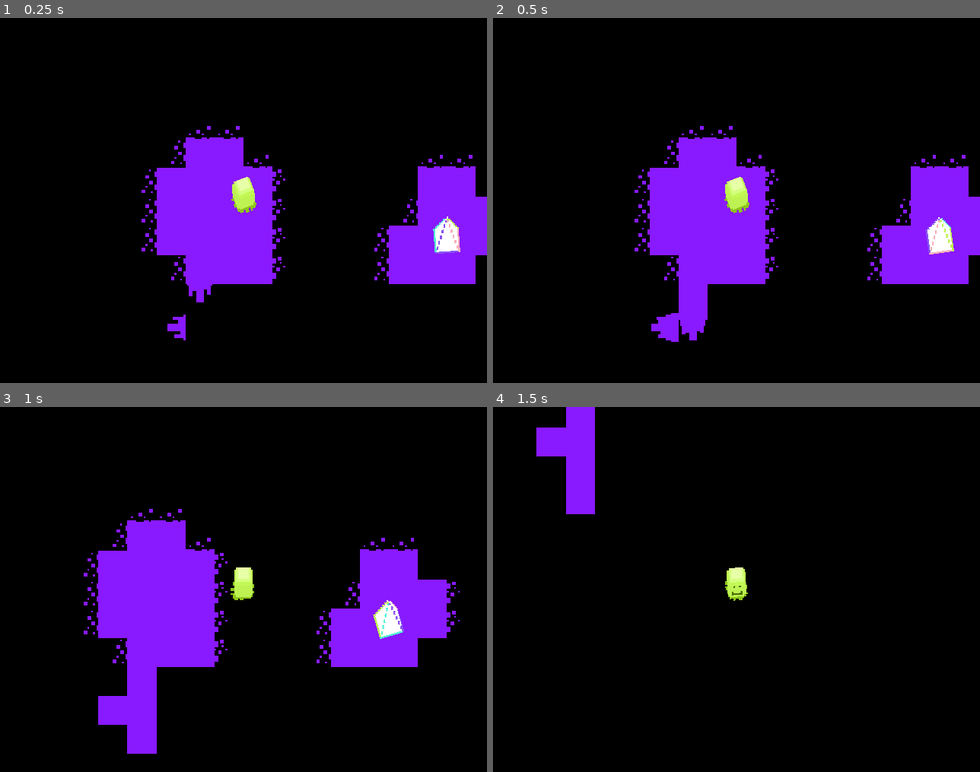
Above: before the commit, frames 1-4 (two rows, left to right).
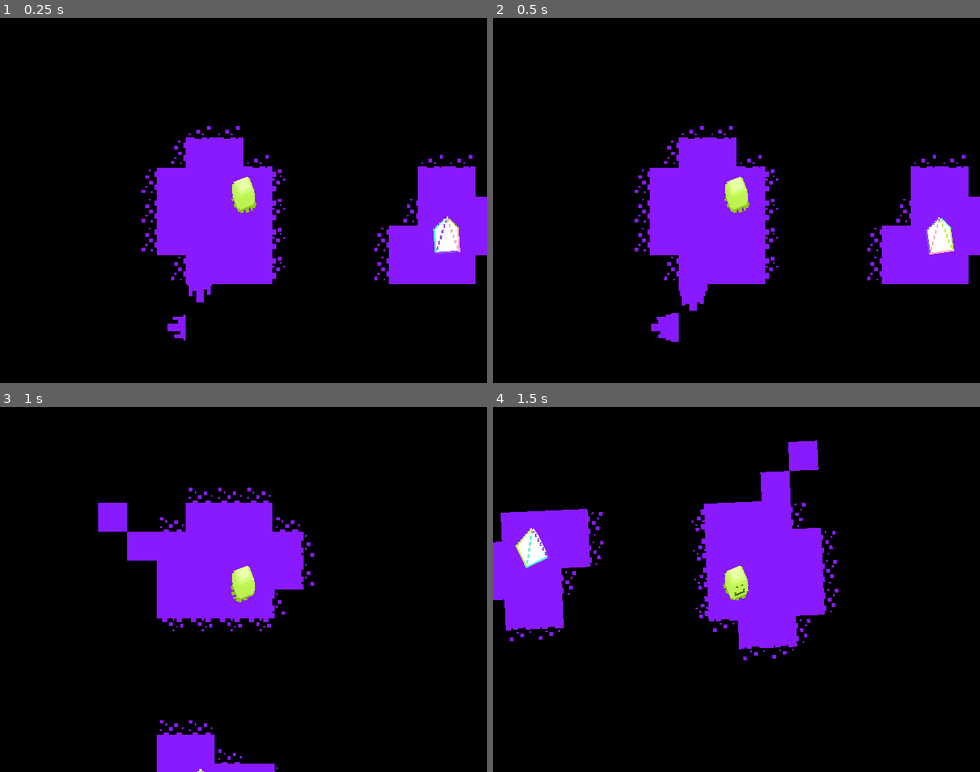
Above: after the commit, the same moments.

Repository: Suikyoo/upcsg-game-jam-2026
Game: Godot game, scene res://scenes/game.tscn
Two runs of this game, one before a commit and one after it. Both use one fixed random seed, a clock stepped at 60 frames per second and the inputs below.
Inputs:
- Up to frame 1 (0.25 s): no input
- Up to frame 2 (0.5 s): no input
- Up to frame 3 (1 s): hold D (input_right, bound only before the commit) from 0.53 s (still down); tap Space (change_perspective) at 0.6 s
- Up to frame 4 (1.5 s): release D (input_right, bound only before the commit) at 1.28 s; hold S (input_down, bound only before the commit) from 1.28 s (still down); tap Space (change_perspective) at 1.35 s

Frame 1 is identical in both runs. In frame 2, 0.5% of the frame differs, in the area x 38-45%, y 74-89%; in frame 3, 21%, in the area x 17-95%, y 22-100%; in frame 4, 17%.

Commit message:
cleaned up

Diff:
--- a/global_functs.gd
+++ b/global_functs.gd
@@ -1,4 +1,7 @@
 extends Node
+
+#this is where I'm supposed to keep my global functions and variables
+#kinda like util functions in a sense?
 
 #position of current entity body to be rotated, rotation angle
 func world_transform(pos: Vector2, angle: float) -> Vector2:
@@ -8,5 +11,4 @@
 
 	var player_position := player_node.global_position
 	var new_pos := Vector2(pos - player_position).rotated(angle)
-
 	return new_pos
--- a/project.godot
+++ b/project.godot
@@ -31,23 +31,3 @@
 "events": [Object(InputEventKey,"resource_local_to_scene":false,"resource_name":"","device":0,"window_id":0,"alt_presse …(189 unchanged characters)…
 ]
 }
-input_left={
-"deadzone": 0.2,
-"events": [Object(InputEventKey,"resource_local_to_scene":false,"resource_name":"","device":-1,"window_id":0,"alt_pressed":false,"shift_pressed":false,"ctrl_pressed":false,"meta_pressed":false,"pressed":false,"keycode":0,"physical_keycode":65,"key_label":0,"unicode":97,"location":0,"echo":false,"script":null)
-]
-}
-input_right={
-"deadzone": 0.2,
-"events": [Object(InputEventKey,"resource_local_to_scene":false,"resource_name":"","device":-1,"window_id":0,"alt_pressed":false,"shift_pressed":false,"ctrl_pressed":false,"meta_pressed":false,"pressed":false,"keycode":0,"physical_keycode":68,"key_label":0,"unicode":100,"location":0,"echo":false,"script":null)
-]
-}
-input_up={
-"deadzone": 0.2,
-"events": [Object(InputEventKey,"resource_local_to_scene":false,"resource_name":"","device":-1,"window_id":0,"alt_pressed":false,"shift_pressed":false,"ctrl_pressed":false,"meta_pressed":false,"pressed":false,"keycode":0,"physical_keycode":87,"key_label":0,"unicode":119,"location":0,"echo":false,"script":null)
-]
-}
-input_down={
-"deadzone": 0.2,
-"events": [Object(InputEventKey,"resource_local_to_scene":false,"resource_name":"","device":-1,"window_id":0,"alt_pressed":false,"shift_pressed":false,"ctrl_pressed":false,"meta_pressed":false,"pressed":false,"keycode":0,"physical_keycode":83,"key_label":0,"unicode":115,"location":0,"echo":false,"script":null)
-]
-}
--- a/scenes/map.tscn
+++ b/scenes/map.tscn
@@ -1,7 +1,6 @@
-[gd_scene load_steps=5 format=3 uid="uid://pbuf7nkg6nwq"]
+[gd_scene load_steps=5 format=3 uid="uid://bmw6hxcb71v0c"]
 
 [ext_resource type="Texture2D" uid="uid://3um48paoafwu" path="res://assets/sprite_stacks/splatter_stack1.png" id="1_gldc4"]
-[ext_resource type="Script" uid="uid://ct3x5qd5w3oya" path="res://scripts/map.gd" id="1_paxxb"]
 
 [sub_resource type="TileSetAtlasSource" id="TileSetAtlasSource_0cso3"]
 texture = ExtResource("1_gldc4")
@@ -34,8 +33,39 @@
 [sub_resource type="TileSet" id="TileSet_0cso3"]
 sources/1 = SubResource("TileSetAtlasSource_0cso3")
 
+[sub_resource type="GDScript" id="GDScript_4xfga"]
+script/source = "extends TileMapLayer
+
+@export var tileset_sources: Array[TileSetAtlasSource] = []
+
+# Called when the node enters the scene tree for the first time.
+func _ready() -> void:
+	pass # Replace with function body.
+
+# Called every frame. 'delta' is the elapsed time since the previous frame.
+func _process(delta: float) -> void:
+	var world = get_node_or_null(\"/root/World\")
+	if !world:
+		return
+
+	var world_angle = world.world_angle
+	for i in get_children():
+		i.rotation = world_angle
+
+
+
+func _on_changed() -> void:
+	for i in get_children():
+		if i is TileMapLayer:
+			var cells := get_used_cells()
+			for cell in cells:
+				var src_id = get_cell_source_id(cell)
+				i.set_cell(cell, src_id)
+
+"
+
 [node name="Map" type="TileMapLayer"]
 tile_set = SubResource("TileSet_0cso3")
-script = ExtResource("1_paxxb")
+script = SubResource("GDScript_4xfga")
 
 [connection signal="changed" from="." to="." method="_on_changed"]
--- /dev/null
+++ b/scenes/splatter.tscn
@@ -0,0 +1,13 @@
+[gd_scene load_steps=3 format=3 uid="uid://c4drujkyqu5e5"]
+
+[ext_resource type="Shader" uid="uid://clnrt0pq7h8pv" path="res://shaders/splatter.gdshader" id="1_bauxg"]
+
+[sub_resource type="ShaderMaterial" id="ShaderMaterial_4gf8v"]
+shader = ExtResource("1_bauxg")
+
+[node name="Splatter" type="Node2D"]
+
+[node name="CPUParticles2D" type="CPUParticles2D" parent="."]
+material = SubResource("ShaderMaterial_4gf8v")
+emitting = false
+one_shot = true
--- a/scripts/camera_2d.gd
+++ b/scripts/camera_2d.gd
@@ -1,16 +1,10 @@
 extends Camera2D
 
-# Called when the node enters the scene tree for the first time.
-func _ready() -> void:
-	pass # Replace with function body.
-
-
-# Called every frame. 'delta' is the elapsed time since the previous frame.
 func _process(delta: float) -> void:
 
 	var player: Player = get_node("../Player")
 	if !player:
 		push_error("Player not detected as parent.")
 
-	global_position = player._get_draw_pos()
+	global_position = player.get_draw_pos()
 	#rotation = 0
--- a/scripts/drip.gd
+++ b/scripts/drip.gd
@@ -1,41 +1,57 @@
 extends Node2D
+
+# drip is an invisible object that moves during the game.
+# Wherever it moves, it sets the TileMapLayer's cell to a certain tile
+# Specifically, it sets the current tile as a "dripping tile" and its previous paths as "filled tile"
 
 var world_gravity: Vector2 = Vector2.ZERO
 var prev_cell: Vector2i
 
-# Called when the node enters the scene tree for the first time.
-func _ready() -> void:
-	pass
+func _process(delta: float) -> void:
+	#move the object
+	position += world_gravity * delta * 0.012
 
-func _process(delta: float) -> void:
-	position += world_gravity * delta * 0.05
-
+	#fetching external objects
 	var map: TileMapLayer = get_parent()
 	var ground: Area2D = get_parent().get_parent()
 	if !map or !ground:
 		push_error("drip object must be a child of tilemaplayer and a grandchild of ground.")
 
+	#from the object's position, find where on the TileMapLayer's coordinates it belongs.
+	#The TileMapLayer's coordinate is known as a Cell. Note that TileMapLayer is Godot-native
 	var cell := map.local_to_map(map.to_local(global_position))
 
+	#if the object's position has moved to another cell coordinate,
+	#we set the previous one to a filled tile. The current one stays to become a "dripping tile"
 	if cell != prev_cell:
+		#iirc, the cell that I used for this is located at source_id = 2, at atlas coords(1, 1)
+		#atlas coords is the tileset coordinates. Different from the TileMapLayer's coordinates.
 		map.set_cell(prev_cell, 2, Vector2(1, 1))
+		#every time a "filled tile" is set and drawn,
+		#we add it's preconfigured collision to the Ground (Area2D) object
 		ground.add_collision(prev_cell)
+		prev_cell = cell
 
-	prev_cell = cell
 
+	#due to godot's fcked up way of doing rotations for tilesets,
+	#we need to use blitflags to rotate them
+	#by using OR (+) operations
 	var alt_flag: int = 0
 
-	match (world_gravity.normalized()):
+	var direction = Vector2(Vector2i(world_gravity.normalized()))
+	match (direction):
 		Vector2.DOWN:
 			alt_flag ^= TileSetAtlasSource.TRANSFORM_TRANSPOSE
 			alt_flag ^= TileSetAtlasSource.TRANSFORM_FLIP_V
 		Vector2.RIGHT:
 			alt_flag ^= TileSetAtlasSource.TRANSFORM_FLIP_H
-		Vector2.UP * Vector2(-1., 1):
+		Vector2.UP:
 			alt_flag ^= TileSetAtlasSource.TRANSFORM_TRANSPOSE
 		Vector2.LEFT:
 			pass
 
+	#at this point, we are setting this current cell coordinate
+	#to render the dripping tile in a certain way(rotated)
 	map.set_cell(cell, 1, Vector2i(0, 0), alt_flag)
 	#ground.add_collision(cell)
 
--- a/scripts/entity.gd
+++ b/scripts/entity.gd
@@ -1,10 +1,15 @@
 extends CharacterBody2D
+
+#Entity is the base class for all objects that use SpriteStack
+#You can consider this a wrapper for the SpriteStack object
+
+#objects like Player, Prism, etc. inherit from this
 
 class_name Entity
 
-const SPEED = 5000.0
-const JUMP_VELOCITY = -400.0
-
+#all entities are affected by gravity
+#this is done primarily through the falling state
+#if falling state is true, gravity takes effect in the direction it intends
 var falling = false
 var fall_velocity: Vector2 = Vector2.ZERO
 
@@ -15,9 +20,6 @@
 func _on_world_world_flip(angle: float, gravity: Vector2) -> void:
 	world_angle = angle
 	world_gravity = gravity
-
-func _ready() -> void:
-	connect("body_entered", Callable(self, "_on_body_entered"))
 
 func fall(delta: float) -> void:
 	# Add the gravity.
@@ -35,9 +37,10 @@
 	velocity = Vector2.ZERO
 
 	add_velocity(delta)
-
-	#position += velocity * delta
 	move_and_slide()
 
+#this function is used by inheriting objects.
+#the body in the argument is primarily the Player object.
+#this function triggers when the player collides with the entity.
 func on_collide(body: CharacterBody2D):
 	pass
--- a/scripts/ground.gd
+++ b/scripts/ground.gd
@@ -1,18 +1,27 @@
 @tool
 extends Area2D
 
+#Ground is an Area2D mainly used for managing the TileMapLayer's collision.
+#Instead of physically colliding with the TileMap, we take all the collision data
+#and transfer it over to its parent node, Ground (Area2D).
+#this way, we don't end up colliding with the tilemap.
+#Rather, we are able to detect when any entity enters or leaves the Area2D's jurisdiction of multiple collision tiles.
+
 var world_angle: float = 0
+
 @export_tool_button("generate collision") var button_func: Callable = func():
-	_generate_collision()
+	generate_collisions()
 @export_tool_button("remove collision") var button_func_0: Callable = func():
-	_remove_collision()
+	remove_collisions()
 
-func _remove_collision():
+#removes all collisions, is not triggered at runtime and is rather used in creating the tilemap for a level.
+func remove_collisions():
 	for i in get_children():
 		if i is CollisionPolygon2D:
 			remove_child(i)
 
-func _generate_collision():
+#only triggers once when loading the level. Also used in creating the tilemap for a level.
+func generate_collisions():
 
 	var tile_map: TileMapLayer = get_node_or_null("TileMapLayer")
 	if !tile_map:
@@ -22,6 +31,7 @@
 	for c in cells:
 		add_collision(c)
 
+#Adds collision given a cell coordinate. Primarily used by Drip object
 func add_collision(c: Vector2) -> void:
 	var src_id: int = $TileMapLayer.get_cell_source_id(c)
 	if src_id == -1:
@@ -33,16 +43,12 @@
 	polygon.set_polygon(points)
 	polygon.set_visible(true)
 	add_child(polygon)
-# Called when the node enters the scene tree for the first time.
+
 func _ready() -> void:
-	_generate_collision()
-	pass # Replace with function body.
+	generate_collisions()
 
-func _process(delta: float) -> void:
-	pass #area_entered
-
-# Called every frame. 'delta' is the elapsed time since the previous frame.
 func _physics_process(delta: float) -> void:
+	# tiresome fetching
 	var world_node: Node2D = get_node_or_null("/root/World")
 	if !world_node:
 		return
@@ -55,9 +61,11 @@
 	if !map:
 		return
 
+	#rotates the map but not the collisions. (Visual effect only)
 	map.global_position = GlobalFuncts.world_transform(get_parent().global_position, angle)
 	map.rotation = angle
 
+#This is a configuration warning but I don't even think this works
 func _get_configuration_warnings() -> PackedStringArray:
 	var warnings := PackedStringArray()
 
@@ -67,11 +75,12 @@
 			warnings.append("Missing required node: " + node)
 	return warnings
 
+#if any entity enters Ground, falling state would be deactivated
 func _on_body_entered(body: Node2D) -> void:
 	if body is Entity:
-		body.velocity = Vector2.ZERO
 		body.falling = false
 
+#when exiting, falling state of an entity reactivates
 func _on_body_exited(body: Node2D) -> void:
 	if body is Entity:
 		body.falling = true
--- a/scripts/map.gd
+++ /dev/null
@@ -1,27 +0,0 @@
-extends TileMapLayer
-
-@export var tileset_sources: Array[TileSetAtlasSource] = []
-
-# Called when the node enters the scene tree for the first time.
-func _ready() -> void:
-	pass # Replace with function body.
-
-# Called every frame. 'delta' is the elapsed time since the previous frame.
-func _process(delta: float) -> void:
-	var world = get_node_or_null("/root/World")
-	if !world:
-		return
-
-	var world_angle = world.world_angle
-	for i in get_children():
-		i.rotation = world_angle
-
-
-
-func _on_changed() -> void:
-	for i in get_children():
-		if i is TileMapLayer:
-			var cells := get_used_cells()
-			for cell in cells:
-				var src_id = get_cell_source_id(cell)
-				i.set_cell(cell, src_id)
--- a/scripts/player.gd
+++ b/scripts/player.gd
@@ -2,15 +2,14 @@
 
 class_name Player
 
+const SPEED = 5000.0
 var movement: Vector2 = Vector2.ZERO
-
-signal body_entered
-signal body_exited
 
 func _ready() -> void:
 	pass
 
-func _get_draw_pos() -> Vector2:
+#this is mainly used by the Camera2d to get the player's coordinates and track it
+func get_draw_pos() -> Vector2:
 	var stack: SpriteStack = get_node_or_null("SpriteStack")
 	if !stack:
 		push_error("no sprite stack in player scene.")
@@ -21,6 +20,8 @@
 	velocity = Vector2.ZERO
 
 	add_velocity(delta)
+
+	#this is where the player collides with every other entity
 	var collision := move_and_collide(velocity * delta)
 	if collision:
 		var collider := collision.get_collider()
@@ -28,13 +29,11 @@
 			collider.on_collide(self)
 
 func _move(delta: float) -> void:
-	var direction = Input.get_vector("input_left", "input_right", "input_up", "input_down")
+	var direction = Input.get_vector("ui_left", "ui_right", "ui_up", "ui_down")
 	movement = lerp(movement, direction.rotated(-world_angle) * SPEED * delta, 0.2)
-	if movement != velocity:
-		var stack: SpriteStack = get_node("SpriteStack")
-		if movement != Vector2.ZERO:
-
-			stack.rotation_angle = rotate_toward(stack.rotation_angle, movement.angle() + PI, 0.4)
+	var stack: SpriteStack = get_node("SpriteStack")
+	if movement != Vector2.ZERO:
+		stack.rotation_angle = rotate_toward(stack.rotation_angle, movement.angle() + PI, 0.4)
 	velocity += movement
 
 func add_velocity(delta: float) -> void:
--- a/scripts/prism.gd
+++ b/scripts/prism.gd
@@ -3,8 +3,6 @@
 func _physics_process(delta: float) -> void:
 	super._physics_process(delta)
 	$SpriteStack.rotation_angle += 0.1
-	# Get the input direction and handle the movement/deceleration.
-	# As good practice, you should replace UI actions with custom gameplay actions.
 
 func on_collide(body: CharacterBody2D):
 	$/root/World.on_win()
--- a/scripts/stack.gd
+++ b/scripts/stack.gd
@@ -1,17 +1,25 @@
 @tool
 extends Node2D
 
+#The visual aspect of an entity, a sprite stack
+
 class_name SpriteStack
 
+#the spritesheet
 @export var texture: Texture2D
+#number of stacks
 @export var hframes: int = 9
-@export var vertical_spacing: int = 1
+#how much vertical spacing per stack
+@export var vertical_gap: int = 1
+#rotation for all stacks
 @export var rotation_angle: float = 0
 
+#this tool button is quite useful when creating entities and configuring its sprite stack
+#this is only run once and is also used when designing entities and their sprite stacks
 @export_tool_button("Stack Sprite") var _button_func: Callable = func():
-	_stack_sprites()
+	stack_sprites()
 
-func _stack_sprites() -> void:
+func stack_sprites() -> void:
 	if texture == null:
 		push_warning("no texture set")
 		return
@@ -25,16 +33,12 @@
 		sprite.hframes = hframes
 		sprite.rotation = rotation_angle
 		sprite.frame = i
-		sprite.position.y = -i * vertical_spacing
+		sprite.position.y = -i * vertical_gap
 		add_child(sprite)
 
-# Called when the node enters the scene tree for the first time.
 func _ready() -> void:
-	_stack_sprites()
-	pass # Replace with function body.
+	stack_sprites()
 
-
-# Called every frame. 'delta' is the elapsed time since the previous frame.
 func _process(delta: float) -> void:
 
 	var world_node: Node2D = get_node_or_null("/root/World")
@@ -42,14 +46,13 @@
 		return
 
 	var angle: float = world_node.get("world_angle")
-	if angle:
+
+	if angle != 0:
 		global_position = GlobalFuncts.world_transform(get_parent().global_position, angle)
-	else:
-		angle = 0
-	_rotate_stack(angle + rotation_angle)
-	#position = Vector2(origin_position - player_position).rotated(rot_angle)
 
-func _rotate_stack(angle: float):
+	rotate_stack(angle + rotation_angle)
+
+func rotate_stack(angle: float):
 	for child in get_children():
 		if child is Sprite2D:
 			child.rotation = angle
--- a/scripts/world.gd
+++ b/scripts/world.gd
@@ -1,22 +1,27 @@
 extends Node2D
 
+#The root of the game, can be thought of as an entire level of the game
 
+const gravity_value = 800
+
+#these variable trickle down into the child node for their own specific uses
+#these are the global variables that change in the world during the game
+var world_gravity: Vector2 = Vector2(0, 1) * gravity_value
 @export var world_angle: float = 0
 
+#used for smooth interpolation
+var target_angle: float = 0
+
+#emits after whenever the perspective is changed
 signal world_flip(angle: float, gravity: Vector2)
 
-const gravity_value = 800
-var world_gravity: Vector2 = Vector2(0, 1) * gravity_value
-var target_angle: float = 0
-# Called when the node enters the scene tree for the first time.
 func _ready() -> void:
 	world_flip.emit(target_angle, world_gravity)
-# Called every frame. 'delta' is the elapsed time since the previous frame.
+
 func _process(delta: float) -> void:
 	const rot_scalar: float = PI/2
 
-
-	if Input.is_action_just_pressed("perspective_clockwise"):
+	if Input.is_action_just_pressed("change_perspective"):
 		target_angle += rot_scalar
 		world_gravity = Vector2.from_angle(target_angle - PI/2) * Vector2(1, -1) * gravity_value
 		world_flip.emit(target_angle, world_gravity)
--- /dev/null
+++ b/shaders/splatter.gdshader
@@ -0,0 +1,19 @@
+shader_type canvas_item;
+
+uniform sampler2D texture;
+
+void vertex() {
+
+
+	// Called for every vertex the material is visible on.
+}
+
+void fragment() {
+	COLOR = vec4(0.1, 0.8, 0.5, 1.);
+	// Called for every pixel the material is visible on.
+}
+
+//void light() {
+//	// Called for every pixel for every light affecting the CanvasItem.
+//	// Uncomment to replace the default light processing function with this one.
+//}
Binary file added: assets/splat.png
Not shown, added: assets/splat.png.import
Not shown, removed: scripts/map.gd.uid
Not shown, added: shaders/splatter.gdshader.uid
